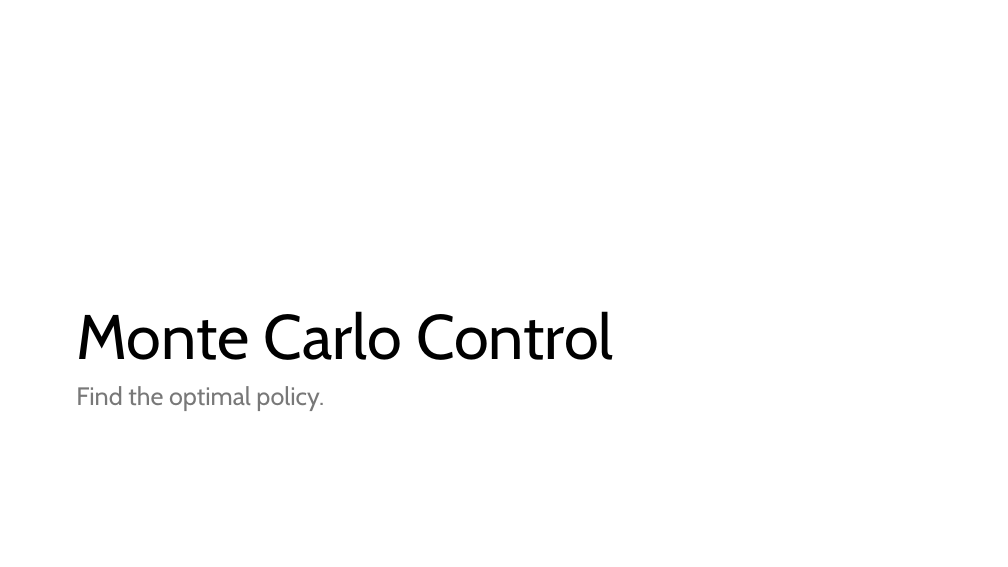
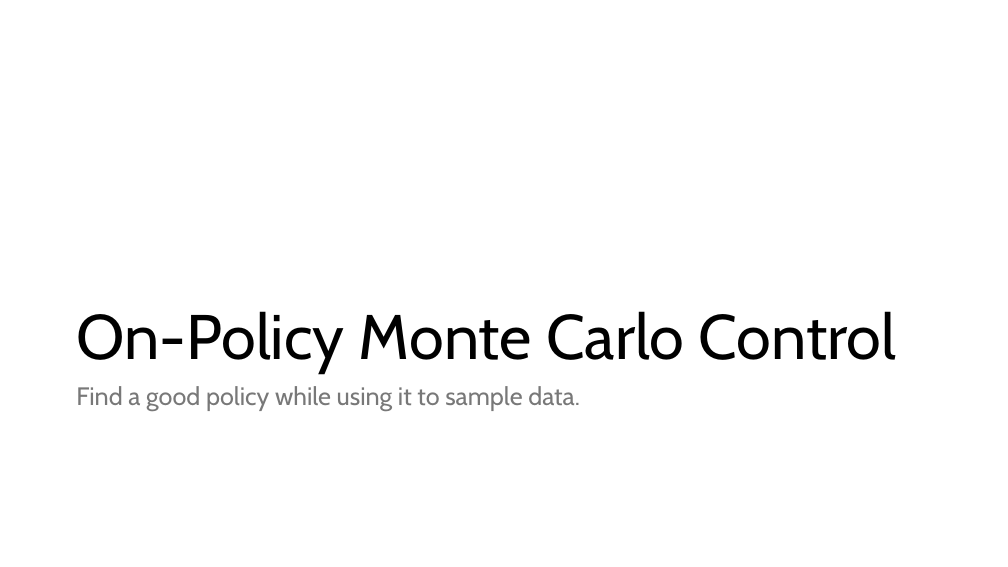
Before and after one commit to mhahsler/Introduction_to_Reinforcement_Learning, a slide deck: slide 6 of slides/Lecture_Chapter05.pptx. Drawn at 1008x567 pixels with LibreOffice and Linux fonts; fonts in the diff are those of the drawing. Boxes give left, top, right and bottom in pixels: in the first picture for what was removed or moved away, otherwise in the second. Text is boxed around its words. In the diff, an @@ line names an element or a change of style, - is before the commit and + after.

```diff
--- a/slides/Lecture_Chapter05.pptx
+++ b/slides/Lecture_Chapter05.pptx
@@ title at (76, 311, 896, 374): text changed @@
-Monte Carlo Control
+On-Policy Monte Carlo Control
@@ text at (76, 386, 580, 411): text changed @@
-Find the optimal policy.
+Find a good policy while using it to sample data.
```
Also in this commit, not shown: 8 other slides changed, 5 slides added, 4 slides removed, 11 other files.
